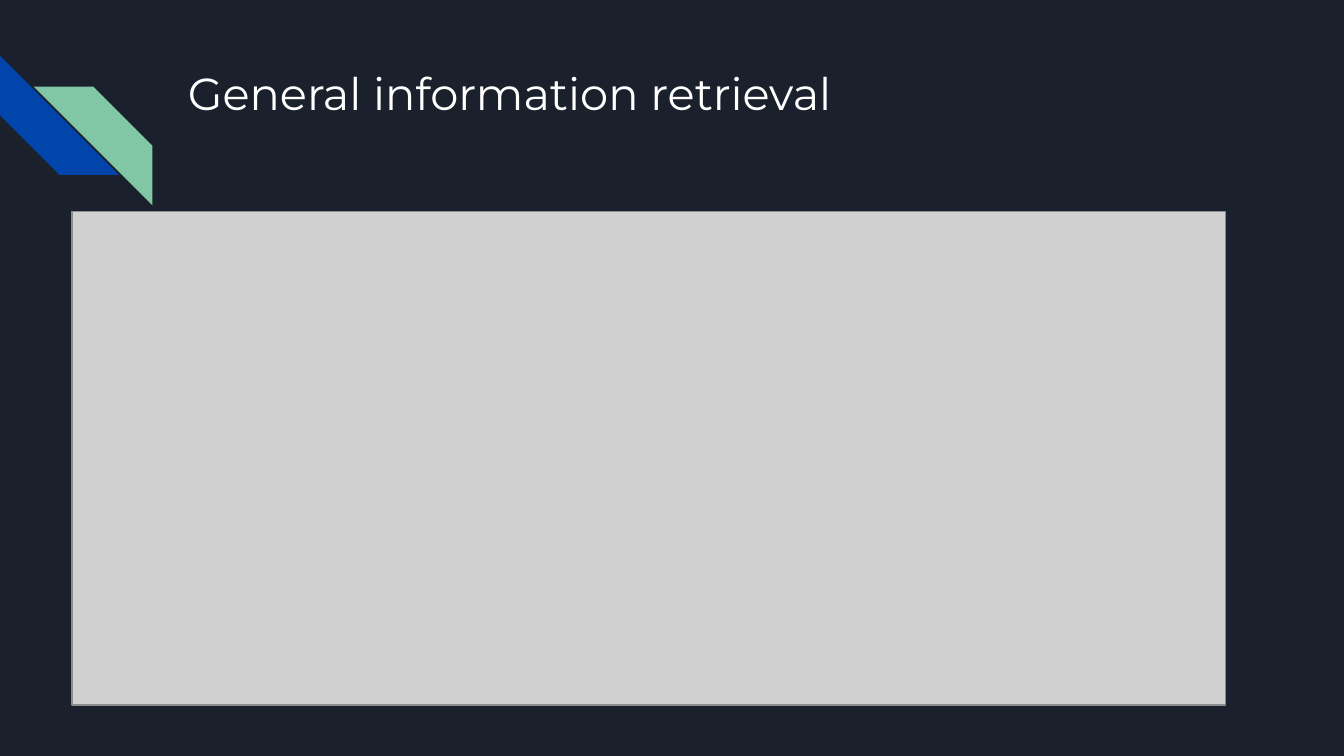
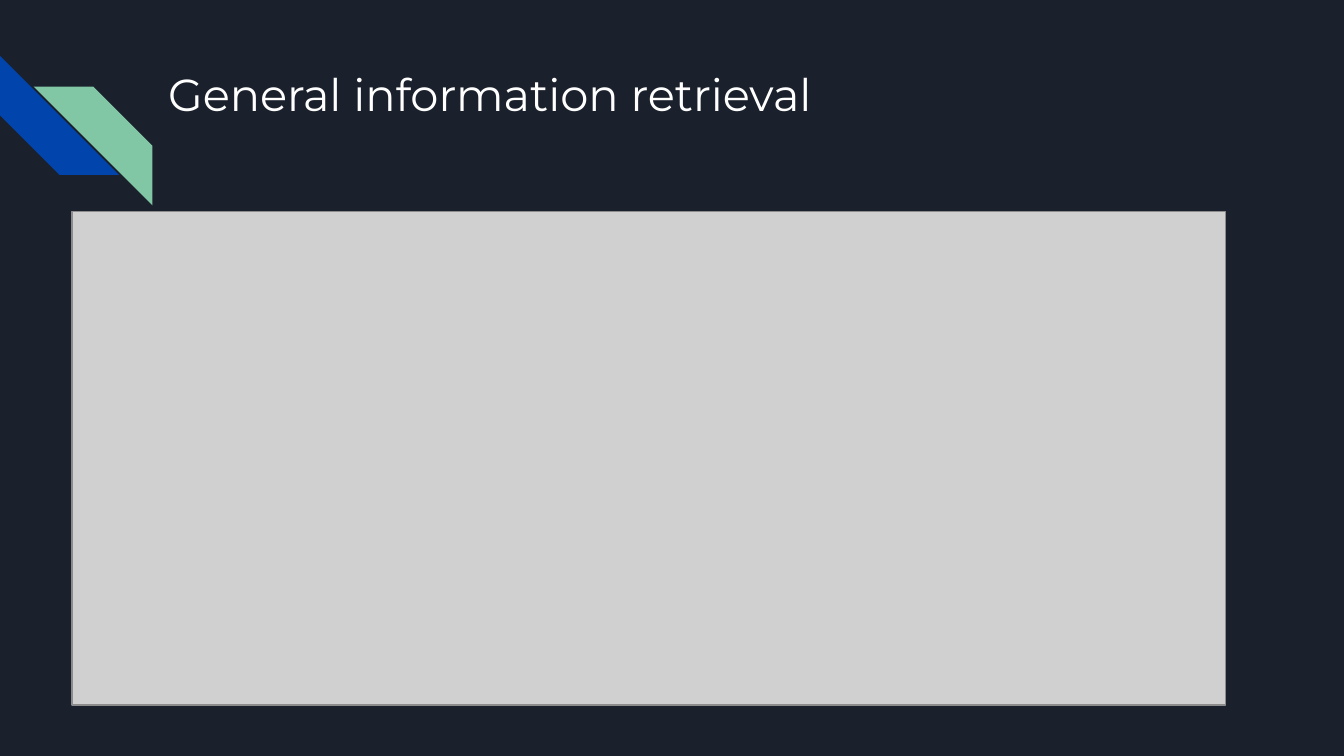
Before and after one commit to PavelKuropatin/parking-space-reservation-chatbot, a slide deck: slide 2 of presentation.pptx. Drawn at 1344x756 pixels with LibreOffice and Linux fonts; fonts in the diff are those of the drawing; grey boxes stand for pictures. Boxes give left, top, right and bottom in pixels: in the first picture for what was removed or moved away, otherwise in the second. Text is boxed around its words. In the diff, an @@ line names an element or a change of style, - is before the commit and + after.

```diff
--- a/presentation.pptx
+++ b/presentation.pptx
@@ title "General information retrieval": place and size @@
-title "General information retrieval" at [188, 76, 831, 111]
+title "General information retrieval" at [168, 77, 812, 112]
```
Also in this commit, not shown: 3 other slides changed, 4 slides added, 19 other files.
